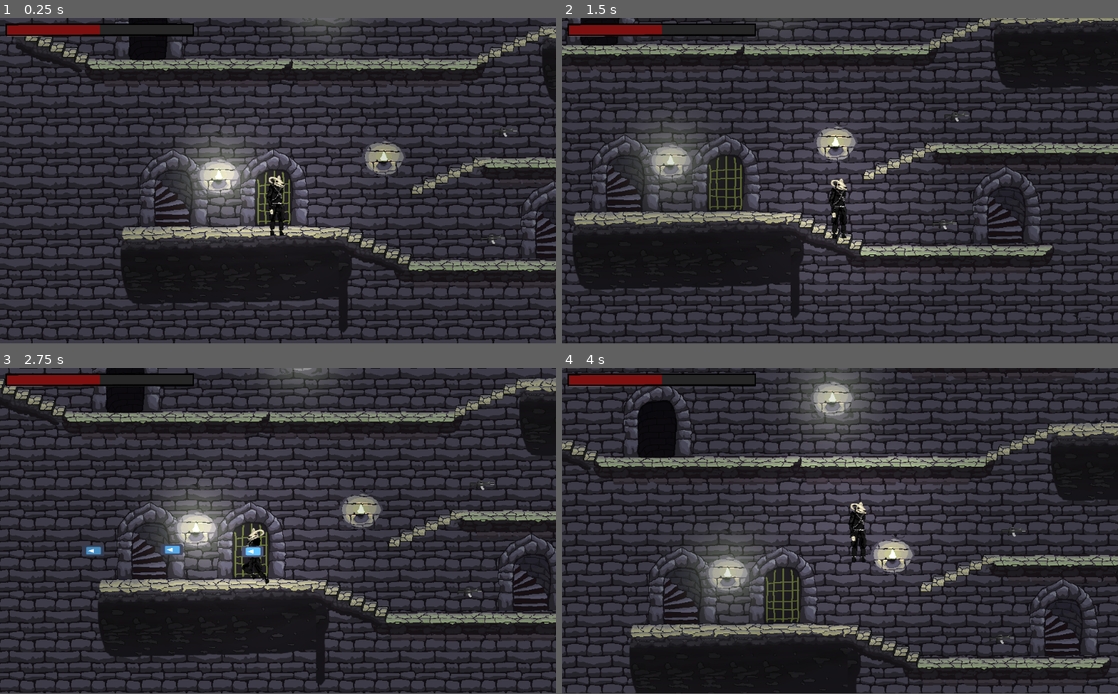
Above: before the commit, frames 1-4 (two rows, left to right).
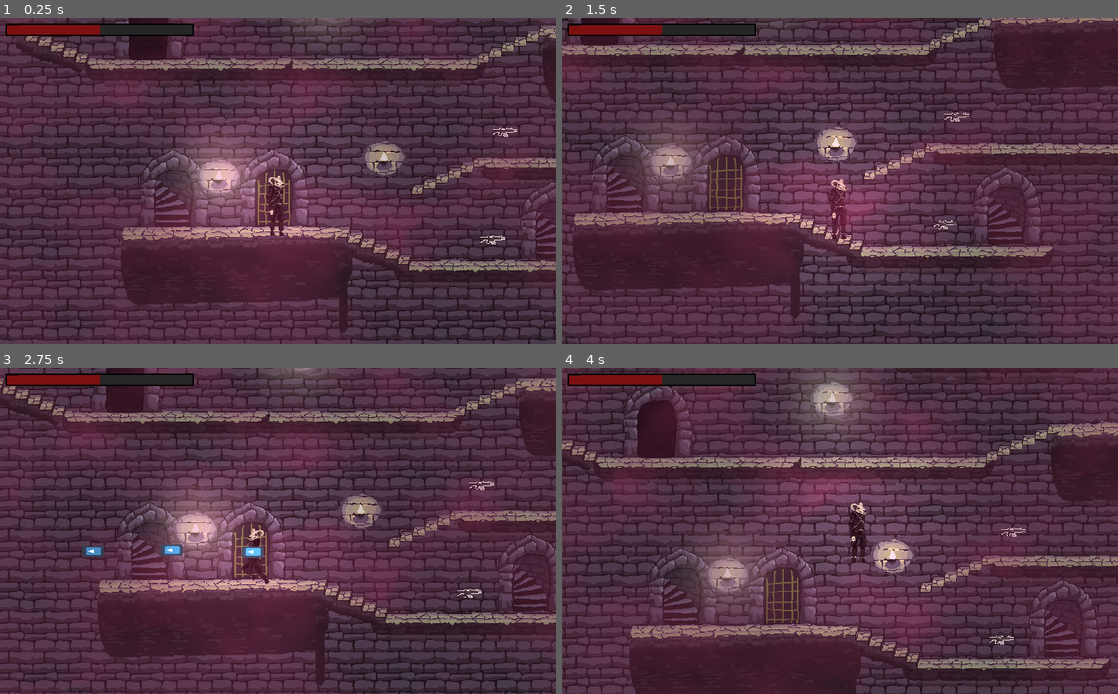
Above: after the commit, the same moments.

Repository: IgorBayerl/godot-game-liliths-crusade
Game: Godot game, scene res://src/Scenes/Main.tscn
Two runs of this game, one before a commit and one after it. Both use one fixed random seed, a clock stepped at 60 frames per second and the inputs below. The engine's default icon, where the game draws it, is replaced by a stand-in: a white triangle on a blue panel in a dark square.
Inputs (mouse positions are in pixels of both pictures, inside the frame that each line leads up to):
- Up to frame 1 (0.25 s): no input
- Up to frame 2 (1.5 s): move the mouse to (962, 164) at 0.52 s; hold D (move_RIGHT) 0.53-1.25 s; tap L (hability) at 0.6 s; click (962, 164) at 0.67 s; tap J (jump) at 0.77 s; drag from (728, 197) to (956, 119) at 1.27 s
- Up to frame 3 (2.75 s): move the mouse to (333, 459) at 2.02 s; hold A (move_LEFT) from 2.03 s (still down); hold K (shoot) from 2.03 s (still down)
- Up to frame 4 (4 s): release A (move_LEFT) at 2.75 s; release K (shoot) at 2.75 s; drag from (812, 596) to (1029, 592) at 2.77 s; move the mouse to (1006, 579) at 3.52 s; hold D (move_RIGHT) from 3.53 s (still down); tap H (interact) at 3.6 s; tap J (jump) at 3.77 s
The window is 800x468 before the commit and 800x469 after it. Grey fills any space a smaller window leaves; there, only what the larger window draws over its background counts as a difference.

The runs differ from the first frame. In frame 1, 71% of the frame differs, in the area x 0-100%, y 0-100%; in frame 2, 78%; in frame 3, 73%; in frame 4, 78%.

Commit message:
fog effect

Diff:
--- a/project.godot
+++ b/project.godot
@@ -21,7 +21,7 @@
 
 [display]
 
-window/stretch/mode="viewport"
+window/stretch/mode="2d"
 
 [input]
 
@@ -89,6 +89,26 @@
 "events": [ Object(InputEventKey,"resource_local_to_scene":false,"resource_name":"","device":0,"alt":false,"shift":false,"control":false,"meta":false,"command":false,"pressed":false,"scancode":68,"unicode":0,"echo":false,"script":null)
  ]
 }
+Gun_1={
+"deadzone": 0.5,
+"events": [ Object(InputEventKey,"resource_local_to_scene":false,"resource_name":"","device":0,"alt":false,"shift":false,"control":false,"meta":false,"command":false,"pressed":false,"scancode":49,"unicode":0,"echo":false,"script":null)
+ ]
+}
+Gun_2={
+"deadzone": 0.5,
+"events": [ Object(InputEventKey,"resource_local_to_scene":false,"resource_name":"","device":0,"alt":false,"shift":false,"control":false,"meta":false,"command":false,"pressed":false,"scancode":50,"unicode":0,"echo":false,"script":null)
+ ]
+}
+Gun_3={
+"deadzone": 0.5,
+"events": [ Object(InputEventKey,"resource_local_to_scene":false,"resource_name":"","device":0,"alt":false,"shift":false,"control":false,"meta":false,"command":false,"pressed":false,"scancode":51,"unicode":0,"echo":false,"script":null)
+ ]
+}
+Gun_4={
+"deadzone": 0.5,
+"events": [ Object(InputEventKey,"resource_local_to_scene":false,"resource_name":"","device":0,"alt":false,"shift":false,"control":false,"meta":false,"command":false,"pressed":false,"scancode":52,"unicode":0,"echo":false,"script":null)
+ ]
+}
 
 [layer_names]
 
--- a/src/Actors/Arma.tscn
+++ b/src/Actors/Arma.tscn
@@ -1,19 +1,55 @@
-[gd_scene load_steps=5 format=2]
+[gd_scene load_steps=7 format=2]
 
 [ext_resource path="res://src/Assets/Sprites/gun.png" type="Texture" id=1]
 [ext_resource path="res://src/Scripts/ArmaColetavel.gd" type="Script" id=2]
 [ext_resource path="res://src/Assets/Audios/Effects/gunSlide.wav" type="AudioStream" id=3]
 
-[sub_resource type="RectangleShape2D" id=1]
+[sub_resource type="RectangleShape2D" id=3]
 extents = Vector2( 25.6148, 10.31 )
 
-[node name="Arma" type="Area2D"]
+[sub_resource type="Shader" id=4]
+code = "shader_type canvas_item;
+render_mode unshaded;
+
+uniform float width : hint_range(0.0, 16.0);
+uniform vec4 outline_color : hint_color;
+
+void fragment()
+{
+    vec2 size = vec2(width) / vec2(textureSize(TEXTURE, 0));
+
+    vec4 sprite_color = texture(TEXTURE, UV);
+
+    float alpha = sprite_color.a;
+    alpha += texture(TEXTURE, UV + vec2(0.0, -size.y)).a;
+    alpha += texture(TEXTURE, UV + vec2(size.x, -size.y)).a;
+    alpha += texture(TEXTURE, UV + vec2(size.x, 0.0)).a;
+    alpha += texture(TEXTURE, UV + vec2(size.x, size.y)).a;
+    alpha += texture(TEXTURE, UV + vec2(0.0, size.y)).a;
+    alpha += texture(TEXTURE, UV + vec2(-size.x, size.y)).a;
+    alpha += texture(TEXTURE, UV + vec2(-size.x, 0.0)).a;
+    alpha += texture(TEXTURE, UV + vec2(-size.x, -size.y)).a;
+
+    vec3 final_color = mix(outline_color.rgb, sprite_color.rgb, sprite_color.a);
+    COLOR = vec4(final_color, clamp(alpha, 0.0, 1.0));
+}"
+custom_defines = ""
+
+[sub_resource type="ShaderMaterial" id=5]
+shader = SubResource( 4 )
+shader_param/width = 1.0
+shader_param/outline_color = Color( 1, 1, 1, 1 )
+
+[node name="Arma" type="Area2D" groups=[
+"Guns",
+]]
 script = ExtResource( 2 )
 
 [node name="CollisionShape2D" type="CollisionShape2D" parent="."]
-shape = SubResource( 1 )
+shape = SubResource( 3 )
 
 [node name="Sprite" type="Sprite" parent="."]
+material = SubResource( 5 )
 texture = ExtResource( 1 )
 
 [node name="Tween" type="Tween" parent="."]
--- /dev/null
+++ b/src/Actors/Efeitos/fog.tscn
@@ -0,0 +1,64 @@
+[gd_scene load_steps=4 format=2]
+
+[ext_resource path="res://icon.png" type="Texture" id=1]
+
+[sub_resource type="Shader" id=1]
+code = "shader_type canvas_item;
+
+// Gonkee's fog shader for Godot 3 - full tutorial https://youtu.be/QEaTsz_0o44
+// If you use this shader, I would prefer it if you gave credit to me and my channel
+uniform vec3 color = vec3(0.35, 0.48, 0.95);
+uniform int OCTAVES = 4;
+
+float rand(vec2 coord){
+	return fract(sin(dot(coord, vec2(56, 78)) * 1000.0) * 1000.0);
+}
+
+float noise(vec2 coord){
+	vec2 i = floor(coord);
+	vec2 f = fract(coord);
+
+	// 4 corners of a rectangle surrounding our point
+	float a = rand(i);
+	float b = rand(i + vec2(1.0, 0.0));
+	float c = rand(i + vec2(0.0, 1.0));
+	float d = rand(i + vec2(1.0, 1.0));
+
+	vec2 cubic = f * f * (3.0 - 2.0 * f);
+
+	return mix(a, b, cubic.x) + (c - a) * cubic.y * (1.0 - cubic.x) + (d - b) * cubic.x * cubic.y;
+}
+
+float fbm(vec2 coord){
+	float value = 0.0;
+	float scale = 0.5;
+
+	for(int i = 0; i < OCTAVES; i++){
+		value += noise(coord) * scale;
+		coord *= 2.0;
+		scale *= 0.5;
+	}
+	return value;
+}
+
+void fragment() {
+	vec2 coord = UV * 20.0;
+
+	vec2 motion = vec2( fbm(coord + vec2(TIME * -0.5, TIME * 0.5)) );
+
+	float final = fbm(coord + motion);
+
+	COLOR = vec4(color, final * 0.5);
+}"
+custom_defines = ""
+
+[sub_resource type="ShaderMaterial" id=2]
+shader = SubResource( 1 )
+shader_param/color = Vector3( 0.687, 0.195, 0.391 )
+shader_param/OCTAVES = 4
+
+[node name="FOG" type="Sprite"]
+material = SubResource( 2 )
+position = Vector2( 512.686, 328.841 )
+scale = Vector2( 18, 15 )
+texture = ExtResource( 1 )
--- a/src/Scenes/Main.tscn
+++ b/src/Scenes/Main.tscn
@@ -1,10 +1,11 @@
-[gd_scene load_steps=11 format=2]
+[gd_scene load_steps=12 format=2]
 
 [ext_resource path="res://src/Actors/Player.tscn" type="PackedScene" id=1]
 [ext_resource path="res://src/Assets/Sprites/Level.png" type="Texture" id=2]
 [ext_resource path="res://src/Actors/Aroldo.tscn" type="PackedScene" id=3]
 [ext_resource path="res://src/Interface/Health Bar.tscn" type="PackedScene" id=4]
 [ext_resource path="res://src/Actors/Arma.tscn" type="PackedScene" id=5]
+[ext_resource path="res://src/Actors/Efeitos/fog.tscn" type="PackedScene" id=6]
 
 [sub_resource type="RectangleShape2D" id=1]
 extents = Vector2( 42.4, 3.2 )
@@ -105,3 +106,7 @@
 
 [node name="Arma2" parent="." instance=ExtResource( 5 )]
 position = Vector2( 1062.2, 794.849 )
+
+[node name="FOG" parent="." instance=ExtResource( 6 )]
+position = Vector2( 1511.34, 452.178 )
+scale = Vector2( 54.88, 39.12 )
